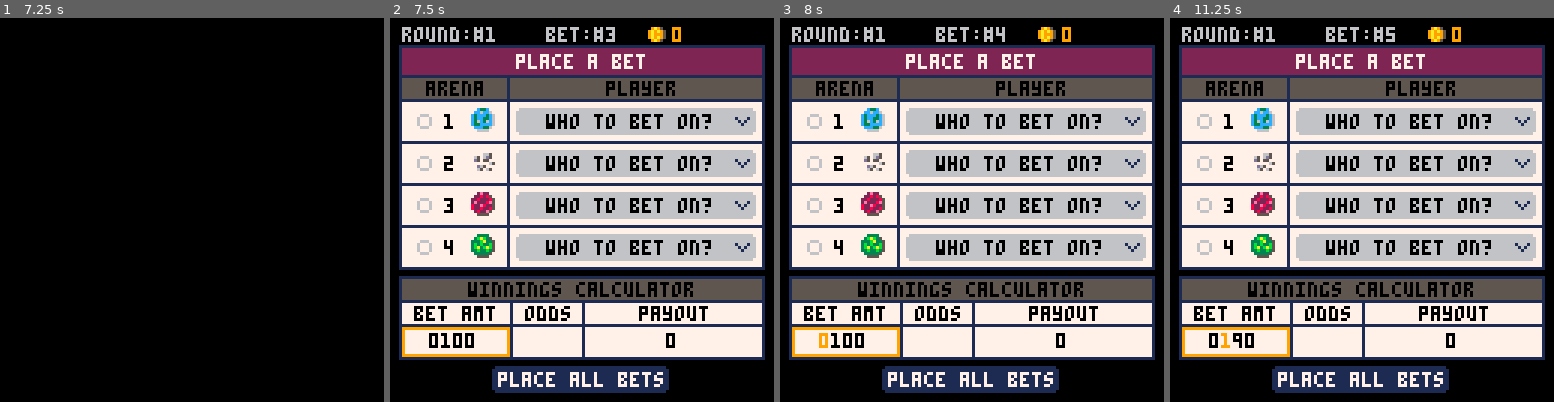
Above: before the commit, frames 1-4 (left to right).
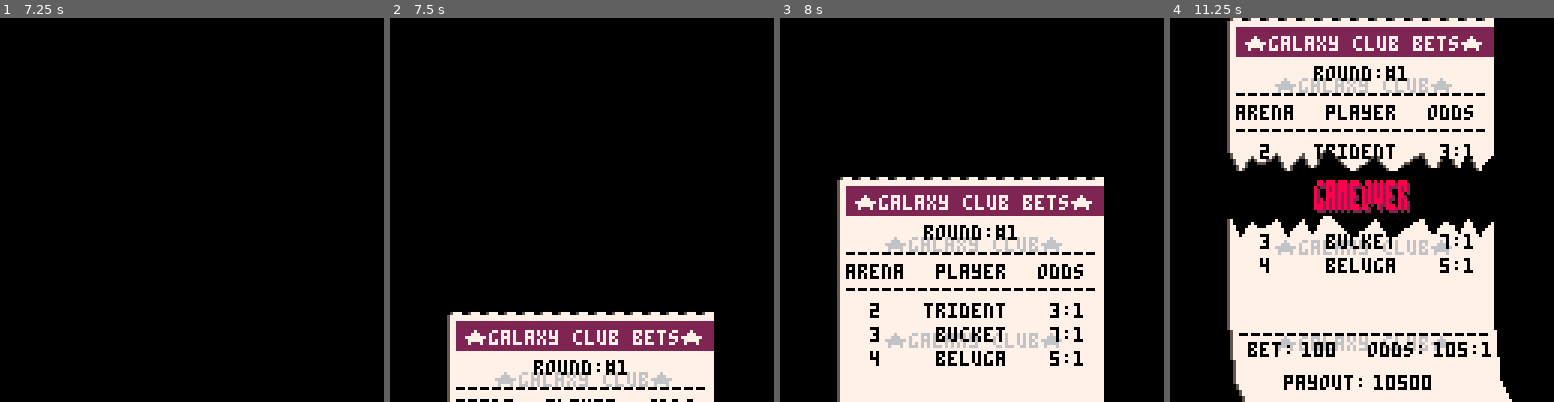
Above: after the commit, the same moments.

Repository: suspicious-smoke/club-bets-pico8
Game: PICO-8 cartridge club-bets.p8
Same seed, same stepped clock (60 frames per second), same inputs: the game is played once before the commit and once after it.
Inputs:
- Up to frame 1 (7.25 s): tap X (X key) at 0.33, 1.07, 1.85, 2.97, 4.08, 5.2, 6.32 s; tap O (Z key) at 0.7, 1.7, 2.1, 2.5, 2.9, 3.3, 3.7, 4.1, 4.5, 4.9, 5.3, 5.7, 6.1, 6.5, 6.9 s; hold Right 1.6-2.1 s; hold Up 2.15-2.42 s; hold Right 2.47-3.03 s; hold Left 3.08-3.58 s; hold Down 3.63-3.97 s; hold Right 4.02-4.68 s; hold Up 4.73-5.03 s; hold Left 5.08-5.68 s; hold Down 5.73-6.03 s; hold Right 6.08-6.58 s; hold Right 6.63-7.13 s; hold Up from 7.18 s (still down)
- Up to frame 2 (7.5 s): tap O (Z key) at 7.3 s; tap X (X key) at 7.43 s; release Up at 7.45 s
- Up to frame 3 (8 s): hold Right from 7.5 s (still down); tap O (Z key) at 7.7 s
- Up to frame 4 (11.25 s): release Right at 8.07 s; tap O (Z key) every 0.4 s from 8.1 to 10.9 s; hold Left 8.12-8.62 s; tap X (X key) at 8.55, 9.67, 10.78 s; hold Down 8.67-9 s; hold Right 9.05-9.72 s; hold Up 9.77-10.07 s; hold Left 10.12-10.72 s; hold Down 10.77-11.07 s; hold Right from 11.12 s (still down)

Frame 1 is identical in both runs. In frame 2, 76% of the frame differs, in the area x 2-98%, y 2-100%; in frame 3, 71%; in frame 4, 74%.

Commit message:
connect gameover screen

Diff:
--- a/club-bets.p8
+++ b/club-bets.p8
@@ -1227,7 +1227,7 @@
 	--give player winnings
 	money=arr_add(winning_cash,money)
 	winning_cash={}
-	if arr_to_str(money)=="0" then
+	if arr_to_str(money,true)=="0" then
 		init_gameover()
 	else
 		--refill arena
